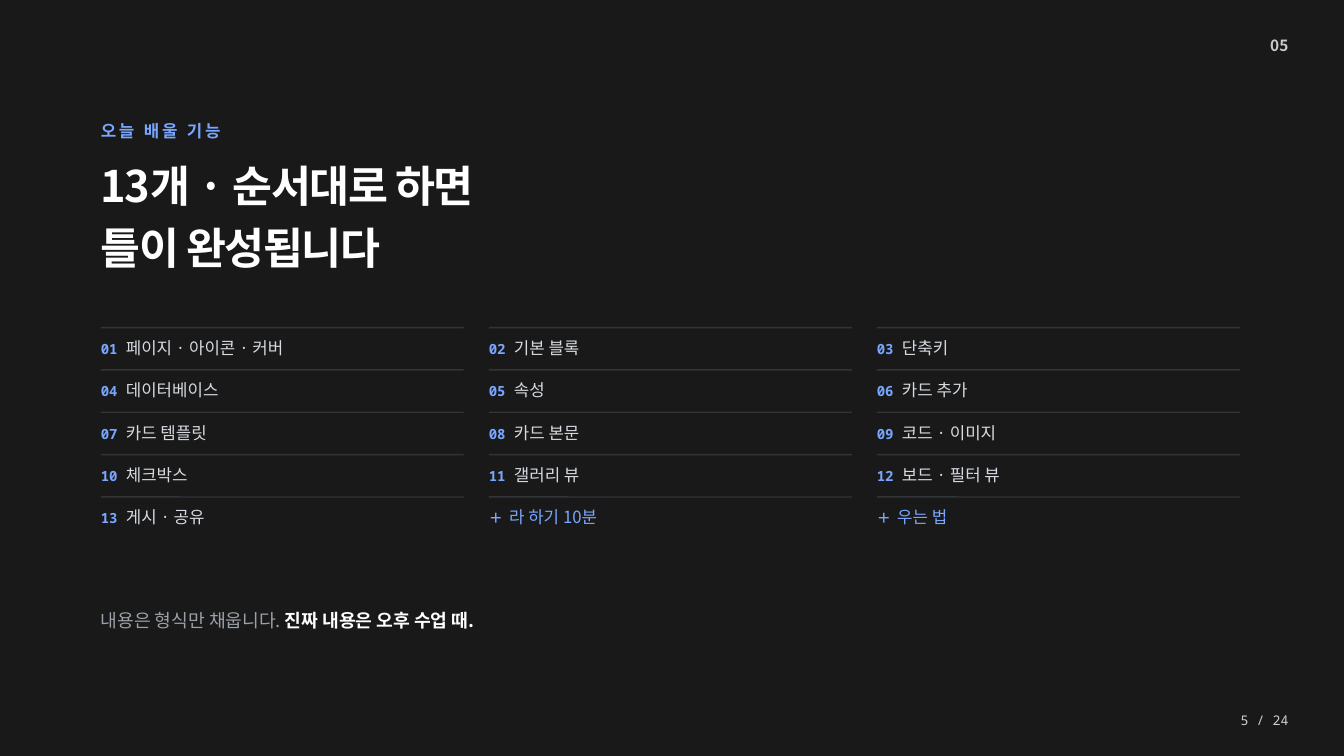
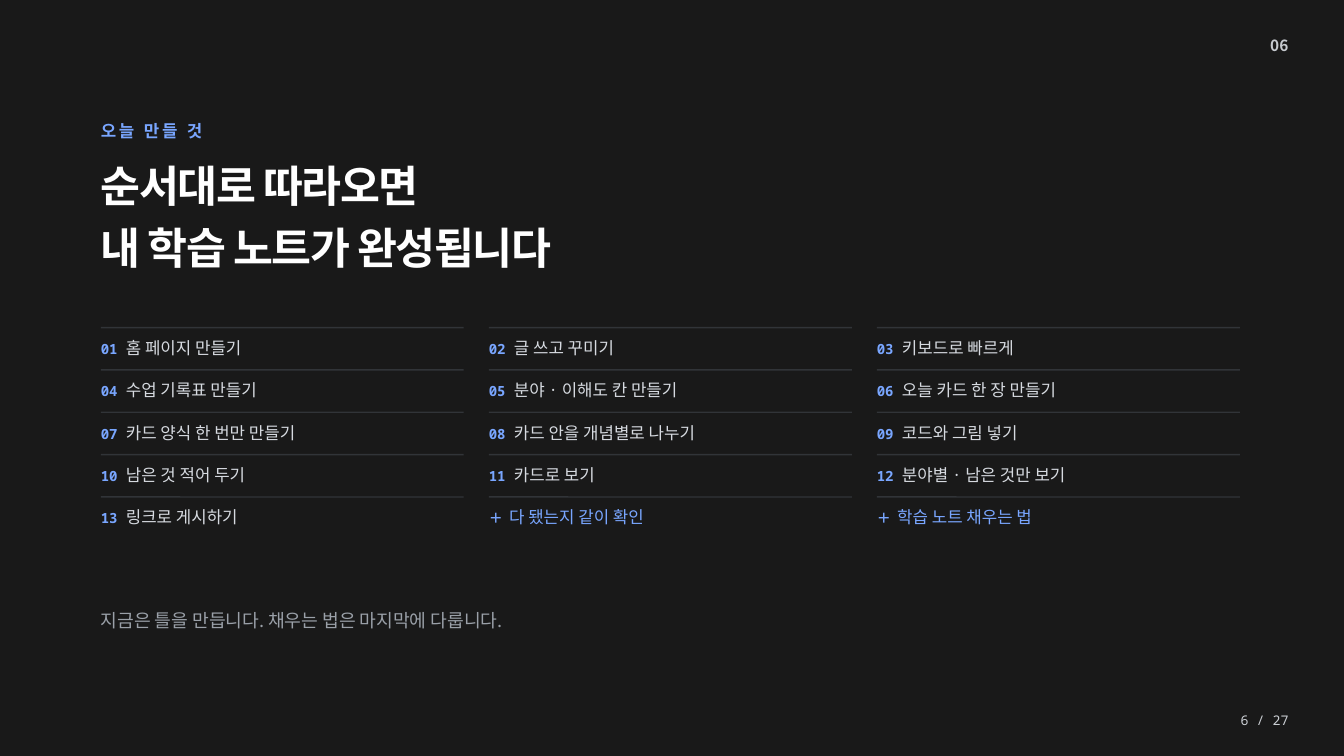
Before and after one commit to ahnchiyoon87/knu-agentic-factory, a slide deck: slide 6 of 특강/2일차/이론/노션_자산화_강의자료.pptx (slide 5 before the commit). Drawn at 1344x756 pixels with LibreOffice and Linux fonts; fonts in the diff are those of the drawing. Boxes give left, top, right and bottom in pixels: in the first picture for what was removed or moved away, otherwise in the second. Text is boxed around its words. In the diff, an @@ line names an element or a change of style, - is before the commit and + after.

```diff
--- a/특강/2일차/이론/노션_자산화_강의자료.pptx
+++ b/특강/2일차/이론/노션_자산화_강의자료.pptx
@@ text at bbox=[1270, 39, 1288, 51]: text changed @@
-05
+06
@@ text at bbox=[101, 123, 202, 139]: text changed @@
-오늘 배울 기능
+오늘 만들 것
@@ text at bbox=[101, 165, 551, 268]: text changed @@
-13개 · 순서대로 하면
-틀이 완성됩니다
+순서대로 따라오면
+내 학습 노트가 완성됩니다
@@ text at bbox=[101, 340, 241, 356]: text changed @@
-01 페이지 · 아이콘 · 커버
+01 홈 페이지 만들기
@@ text at bbox=[489, 340, 614, 356]: text changed @@
-02 기본 블록
+02 글 쓰고 꾸미기
@@ text at bbox=[877, 340, 1013, 356]: text changed @@
-03 단축키
+03 키보드로 빠르게
@@ text at bbox=[101, 382, 256, 398]: text changed @@
-04 데이터베이스
+04 수업 기록표 만들기
@@ text at bbox=[489, 382, 677, 398]: text changed; size 10 to 12 pt; font Noto Sans Mono to Noto Sans CJK KR; text colour #79A6FF to #D6DAE0; bold off @@
-05 속성
+05 분야 · 이해도 칸 만들기
@@ text at bbox=[877, 382, 1056, 398]: text changed @@
-06 카드 추가
+06 오늘 카드 한 장 만들기
@@ text at bbox=[101, 425, 295, 441]: text changed @@
-07 카드 템플릿
+07 카드 양식 한 번만 만들기
@@ text at bbox=[489, 425, 695, 441]: text changed @@
-08 카드 본문
+08 카드 안을 개념별로 나누기
@@ text at bbox=[877, 425, 1018, 441]: text changed @@
-09 코드 · 이미지
+09 코드와 그림 넣기
@@ text at bbox=[101, 467, 245, 483]: text changed @@
-10 체크박스
+10 남은 것 적어 두기
@@ text at bbox=[489, 467, 595, 483]: text changed @@
-11 갤러리 뷰
+11 카드로 보기
@@ text at bbox=[877, 467, 1066, 483]: text changed @@
-12 보드 · 필터 뷰
+12 분야별 · 남은 것만 보기
@@ text at bbox=[101, 509, 238, 525]: text changed @@
-13 게시 · 공유
+13 링크로 게시하기
@@ text at bbox=[509, 509, 644, 525]: text changed @@
-＋ 라 하기 10분
+＋ 다 됐는지 같이 확인
@@ text at bbox=[897, 509, 1031, 525]: text changed @@
-＋ 우는 법
+＋ 학습 노트 채우는 법
@@ text at bbox=[101, 612, 503, 629]: text changed @@
-내용은 형식만 채웁니다. 진짜 내용은 오후 수업 때.
+지금은 틀을 만듭니다. 채우는 법은 마지막에 다룹니다.
@@ text at bbox=[1241, 715, 1289, 725]: text changed @@
-5 / 24
+6 / 27
```
Also in this commit, not shown: 23 other slides changed, 3 slides added, 2 other files.
